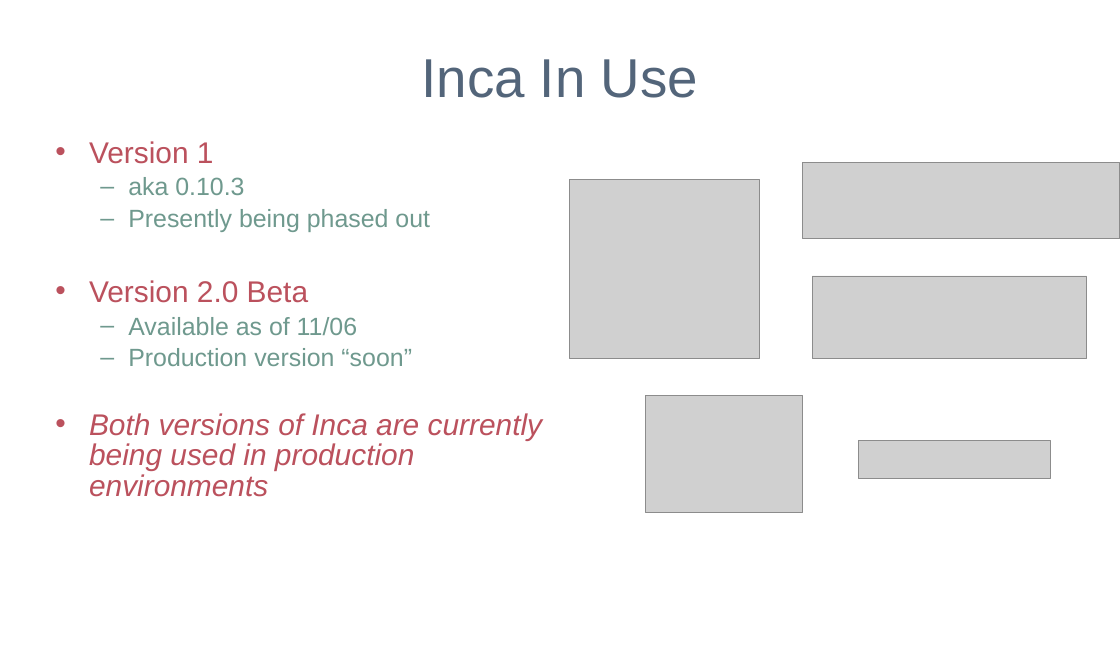
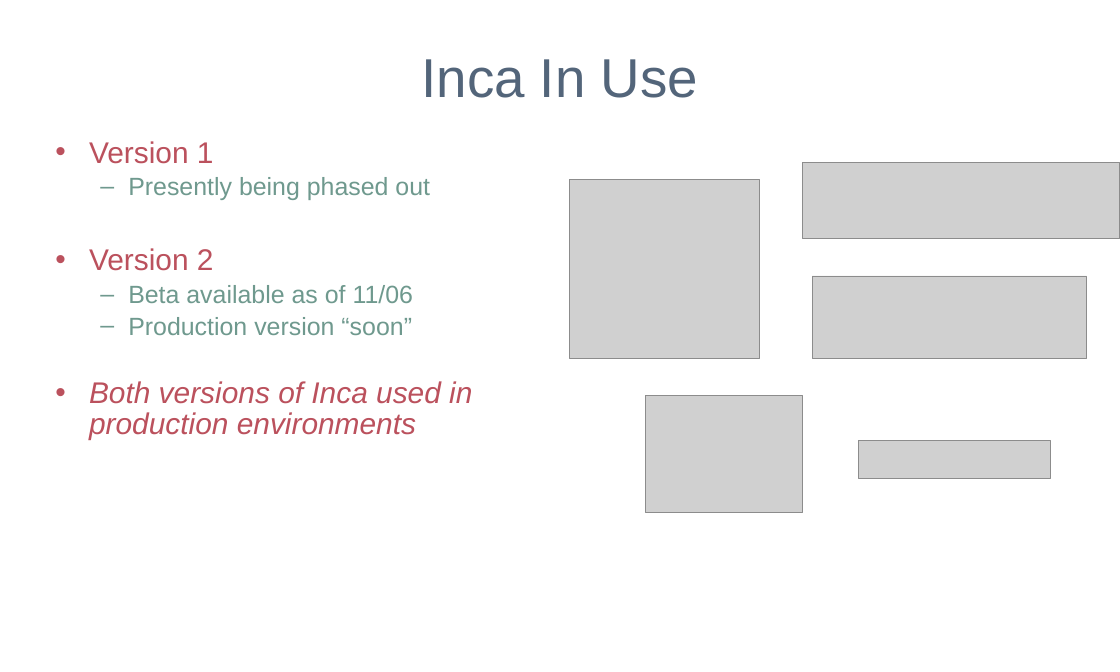
Before and after one commit to IncaProject/inca-xsede, a slide deck: slide 11 of talks/sc06/sc_06.ppt. Drawn at 1120x672 pixels with LibreOffice and Linux fonts; fonts in the diff are those of the drawing; grey boxes stand for pictures; background and template pictures are left out. Boxes give left, top, right and bottom in pixels: in the first picture for what was removed or moved away, otherwise in the second. Text is boxed around its words. In the diff, an @@ line names an element or a change of style, - is before the commit and + after.

```diff
--- a/talks/sc06/sc_06.ppt
+++ b/talks/sc06/sc_06.ppt
@@ text at <box>128,177,244,195</box>: paragraph removed @@
-  – aka 0.10.3
@@ text at <box>89,248,413,303</box>: text changed @@
-• Version 2.0 Beta
-  – Available as of 11/06
+• Version 2
+  – Beta available as of 11/06
@@ text at <box>89,381,472,439</box>: text changed @@
-• Both versions of Inca are currently being used in production environments
+• Both versions of Inca used in production environments
```
Also in this commit, not shown: 5 other slides changed, 7 slides added, 2 slides removed.
